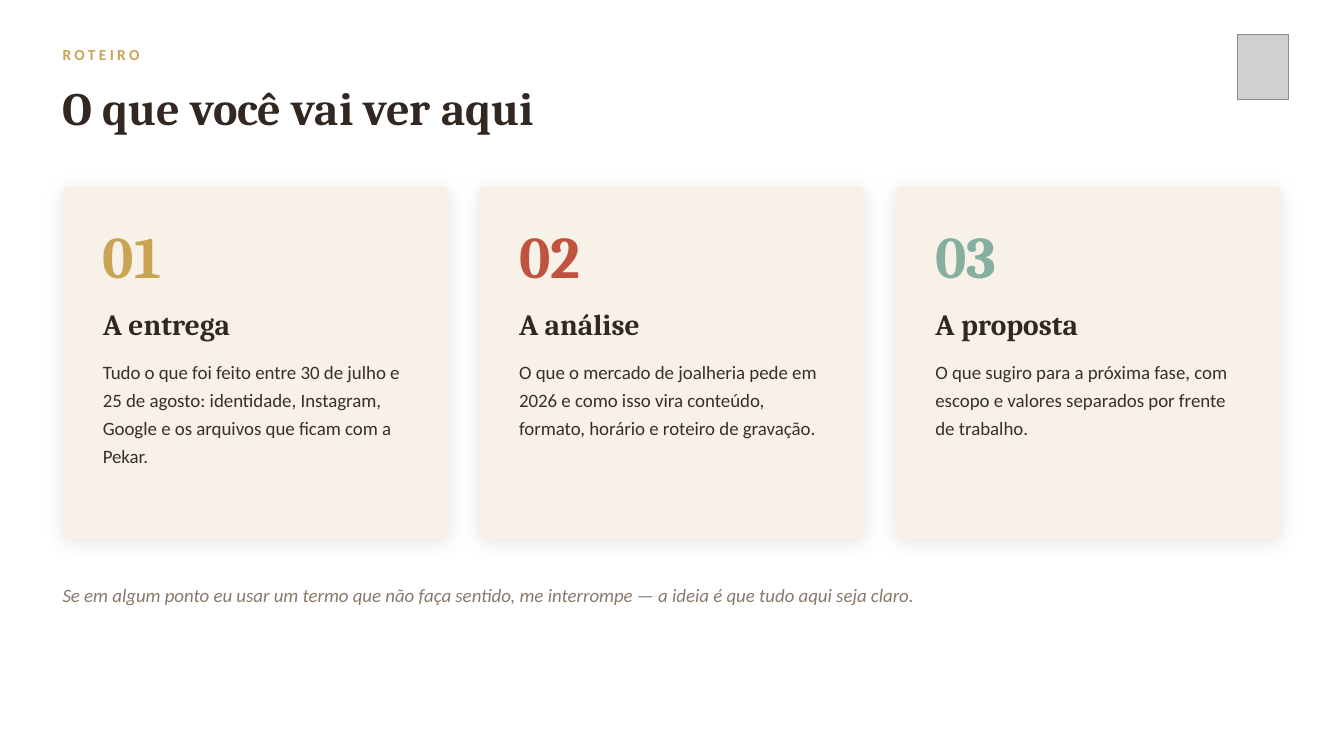
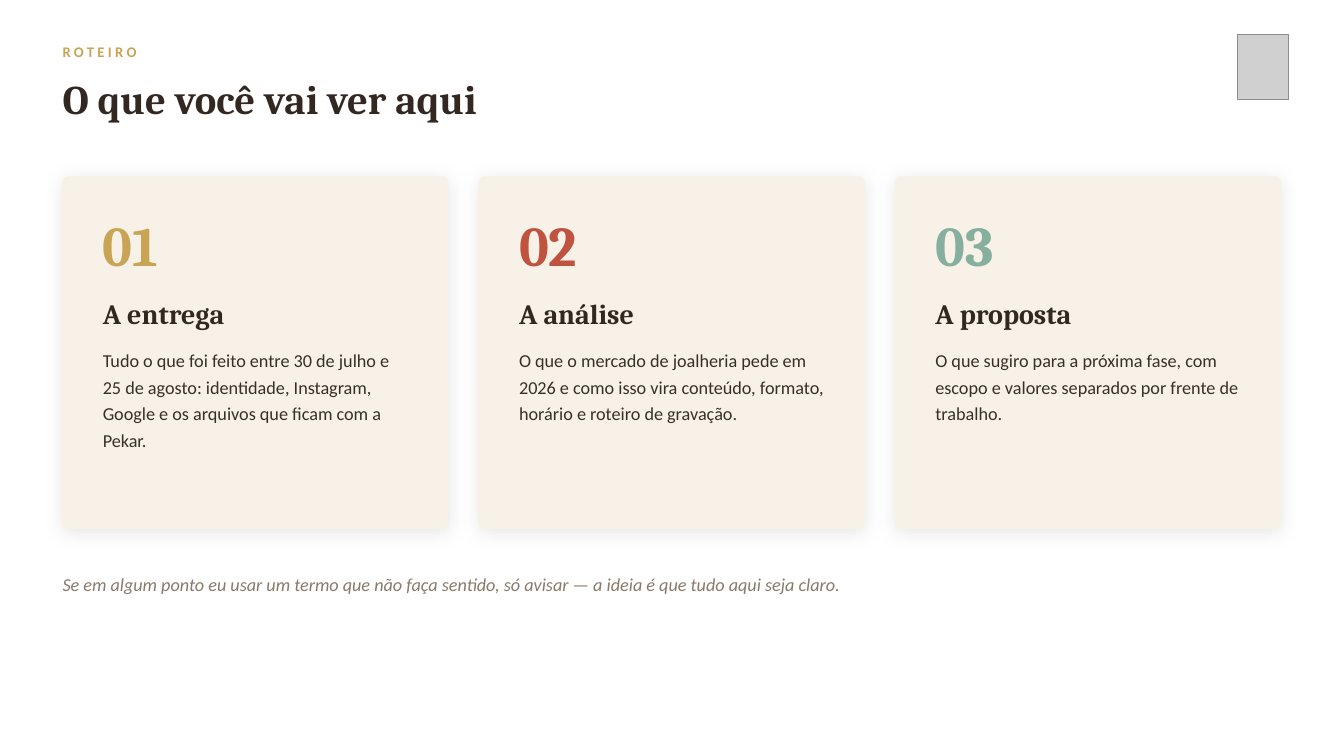
Before and after one commit to AdrianaLuiza/SkillsClaude, a slide deck: slide 2 of pekar-joias/Pekar-Analise-Entrega-Proposta.pptx. Drawn at 1344x756 pixels with LibreOffice and Linux fonts; fonts in the diff are those of the drawing; grey boxes stand for pictures. Boxes give left, top, right and bottom in pixels: in the first picture for what was removed or moved away, otherwise in the second. Text is boxed around its words. In the diff, an @@ line names an element or a change of style, - is before the commit and + after.

```diff
--- a/pekar-joias/Pekar-Analise-Entrega-Proposta.pptx
+++ b/pekar-joias/Pekar-Analise-Entrega-Proposta.pptx
@@ text "ROTEIRO" at (63,47,137,57): size 11 to 10.5 pt @@
@@ text "O que você vai ver ..." at (63,85,476,123): size 33 to 29 pt @@
@@ 9 texts, 3 rounded rectangles: place and size @@
-9 texts, 3 rounded rectangles at (63,187,1281,539)
+9 texts, 3 rounded rectangles at (63,176,1281,529)
@@ size 42 to 40 pt in 3 elements at (103,228,158,267), (519,228,577,267), (935,228,993,267) @@
@@ size 21 to 20 pt in 3 elements at (103,305,224,330), (519,304,634,324), (935,305,1071,330) @@
@@ size 13.5 to 13 pt; line spacing 20pt to 19pt in 3 elements at (103,354,389,447), (519,354,824,423), (935,354,1239,420) @@
@@ text at (63,578,840,594): text changed; size 13.5 to 13 pt @@
-Se em algum ponto eu usar um termo que não faça sentido, me interrompe — a ideia é que tudo aqui seja claro.
+Se em algum ponto eu usar um termo que não faça sentido, só avisar — a ideia é que tudo aqui seja claro.
```
Also in this commit, not shown: 10 other slides changed, 6 slides removed, 2 other files.
